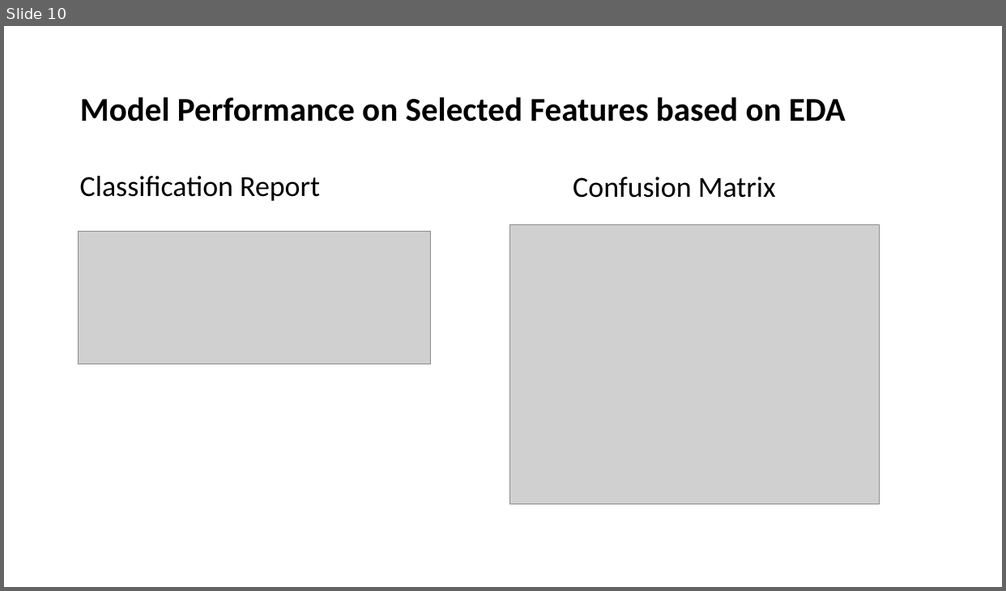
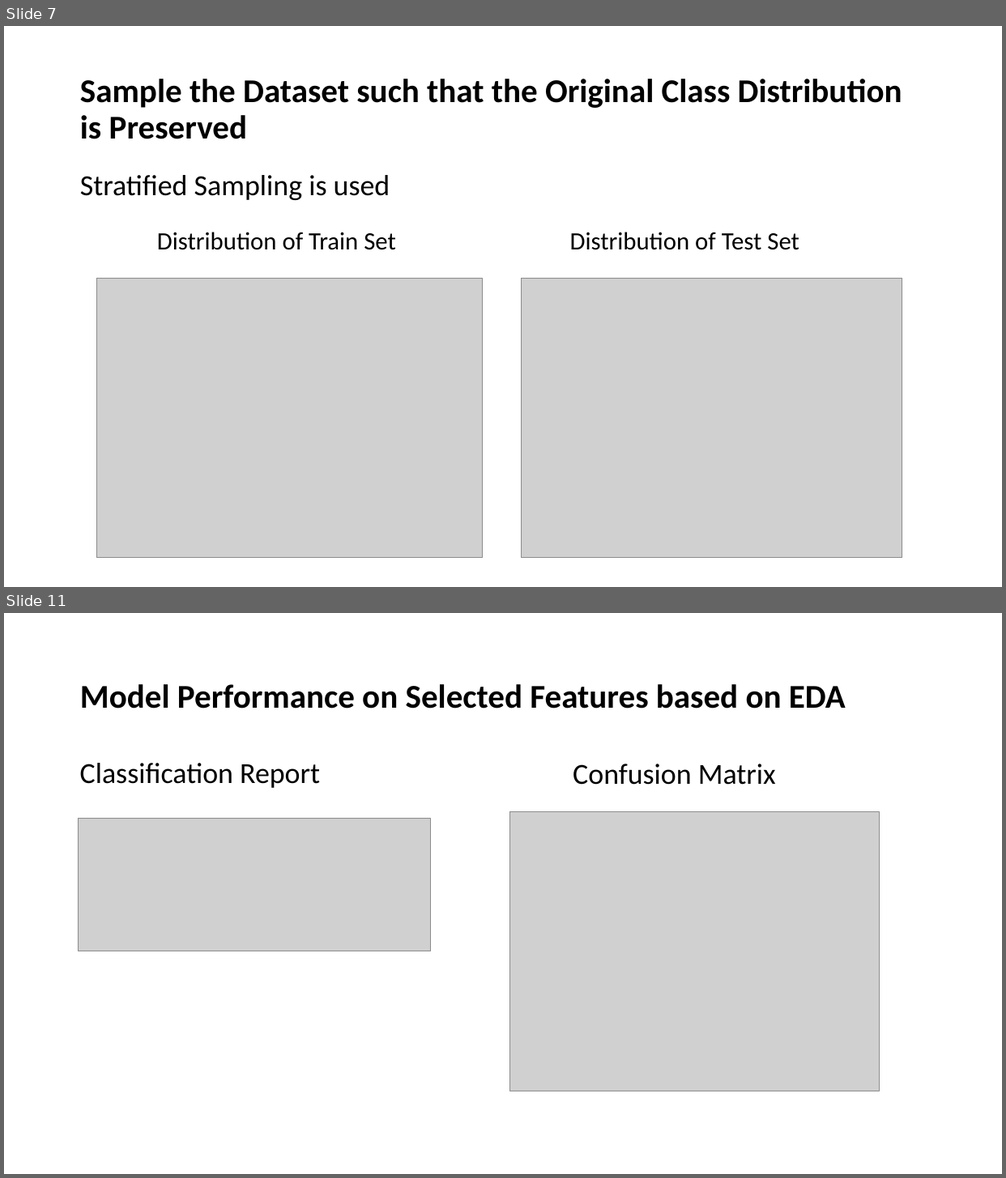
Before and after one commit to EshanJayasundara/Home-Credit-Default-Risk-Prediction, a slide deck: Home Credit Default Risk Prediction Presentation.pptx. Shown one above the other, each under a label of ours: slide 10 before the commit, slides 7 and 11 after it; the slides between them are not shown. The pictures are 1006x591 and 1006x1178 pixels, drawn with LibreOffice and Linux fonts; fonts in the diff are those of the drawing; grey boxes stand for pictures. Boxes give left, top, right and bottom in pixels: in the first picture for what was removed or moved away, otherwise in the second. Text is boxed around its words. In the diff, an @@ line names an element or a change of style, - is before the commit and + after.

```diff
--- a/Home Credit Default Risk Prediction Presentation.pptx
+++ b/Home Credit Default Risk Prediction Presentation.pptx
@@ slide 7 added at <box>4,26,1002,587</box>, background #FFFFFF @@
@@ title added at <box>80,79,902,139</box>, 32 pt, text #000000, bold @@
+Sample the Dataset such that the Original Class Distribution is Preserved
@@ text added at <box>80,175,390,200</box>, 28 pt, text #000000 @@
+Stratified Sampling is used
@@ text added at <box>157,232,396,250</box>, 24 pt, text #000000 @@
+Distribution of Train Set
@@ text added at <box>570,232,799,250</box>, 24 pt, text #000000 @@
+Distribution of Test Set
@@ picture added at <box>97,278,483,557</box> @@
@@ picture added at <box>522,278,901,557</box> @@
@@ what was slide 10 is now slide 11 @@
```
Also in this commit, not shown: 5 slides changed, 3 other slides added, 1 slide removed, 3 other files.
